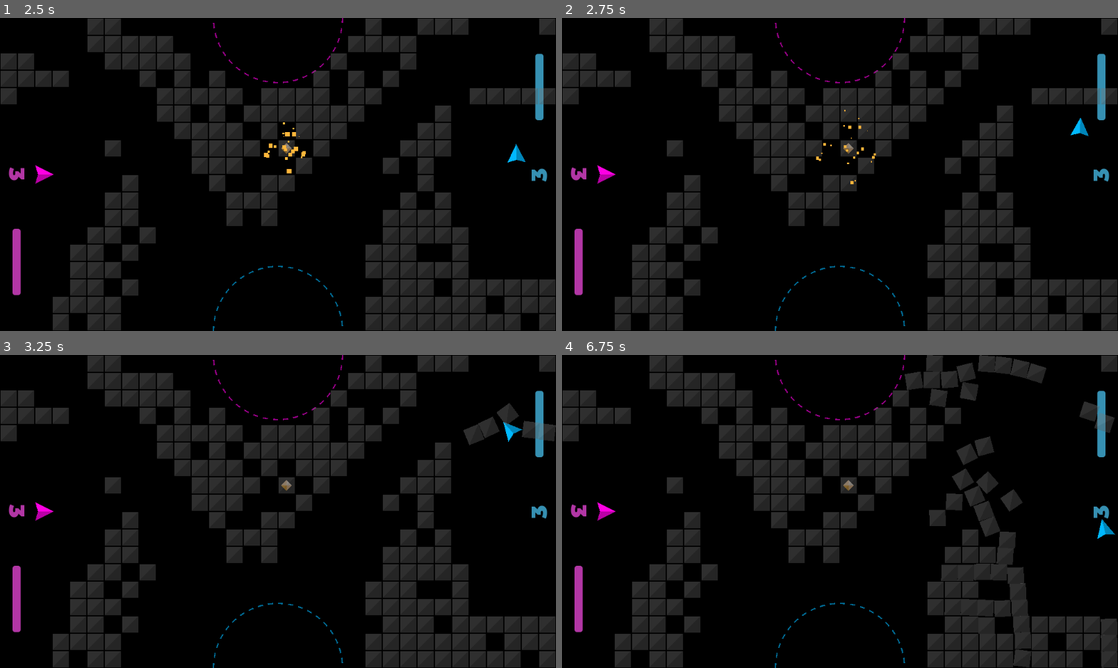
Above: before the commit, frames 1-4 (two rows, left to right).
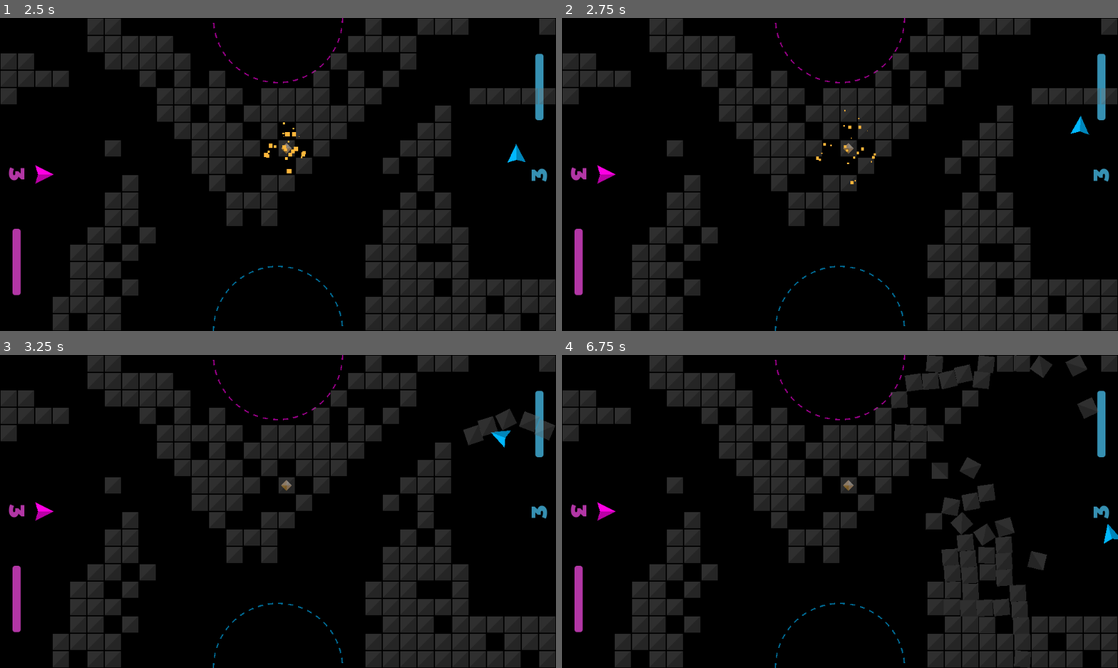
Above: after the commit, the same moments.

Repository: outrightmental/Blockbusters
Game: Godot game, scene res://scenes/play_game.tscn
Same seed, same stepped clock (60 frames per second), same inputs: the game is played once before the commit and once after it. This scene is started directly instead of the project's main scene. Sound files missing from this copy of the repository are replaced by a short silence.
Inputs:
- Up to frame 1 (2.5 s): tap Enter (ui_accept) at 0.5, 0.77, 1.25, 1.52 s; hold Right (ui_right) 0.53-1.28 s; hold Down (ui_down) 1.28-2.03 s; hold Right (ui_right) from 2.03 s (still down)
- Up to frame 2 (2.75 s): keep holding Right (ui_right)
- Up to frame 3 (3.25 s): release Right (ui_right) at 2.78 s; hold Up (ui_up) from 2.78 s (still down); tap Enter (ui_accept) at 3.02 s
- Up to frame 4 (6.75 s): release Up (ui_up) at 3.53 s; hold Left (ui_left) 3.53-5.03 s; tap Enter (ui_accept) at 3.77, 4.52, 6.02 s; hold Down (ui_down) 5.03-5.78 s; hold Right (ui_right) 5.78-6.53 s; hold Up (ui_up) from 6.53 s (still down)

Frame 1 is identical in both runs. In frame 2, less than 0.1% of the frame differs, in the area x 91-95%, y 31-38%; in frame 3, 0.5%; in frame 4, 4.4%, in the area x 59-100%, y 0-100%.

Commit message:
player ready and game start

Diff:
--- a/models/player/ready.gd
+++ b/models/player/ready.gd
@@ -48,6 +48,10 @@
 func _toggle_ready() -> void:
 	is_ready = !is_ready
 	_set_color()
+	if is_ready:
+		AudioManager.create_2d_audio_at_location(global_position, SoundEffectSetting.SOUND_EFFECT_TYPE.PLAYER_1_READY if player_num == 0 else SoundEffectSetting.SOUND_EFFECT_TYPE.PLAYER_2_READY)
+	else:
+		AudioManager.create_2d_audio_at_location(global_position, SoundEffectSetting.SOUND_EFFECT_TYPE.PLAYER_UNREADY)
 	Game.player_ready_updated.emit()
 	pass
 
--- a/models/player/ship.gd
+++ b/models/player/ship.gd
@@ -34,7 +34,7 @@
 var input_direction_pressed: bool = false
 # keep track of ship movement state and associated sounds
 var movement_state: ShipMovementState = ShipMovementState.NONE
-var movement_sound: AudioStreamPlayer2D = null
+# todo some kind of var movement_sound: AudioStreamPlayer2D = null
 # fixed actual angle moves towards target angle -- used for strafe/accelerate mechanic
 var target_rotation: float = 0.0
 var actual_rotation: float = 0.0
@@ -268,25 +268,27 @@
 
 
 func _update_movement_state( state: ShipMovementState) -> void:
-	if movement_state == state:
-		return
-	movement_state = state
-	if movement_sound:
-		movement_sound.stop()
-		movement_sound = null
-	if state == ShipMovementState.ACCELERATE:
-		movement_sound = AudioManager.create_2d_audio_at_location(global_position, SoundEffectSetting.SOUND_EFFECT_TYPE.SHIP_ACCELERATES_1 if player_num == 1 else SoundEffectSetting.SOUND_EFFECT_TYPE.SHIP_ACCELERATES_2)
-	elif state == ShipMovementState.DRIFT:
-		movement_sound = AudioManager.create_2d_audio_at_location(global_position, SoundEffectSetting.SOUND_EFFECT_TYPE.SHIP_DRIFTS_1 if player_num == 1 else SoundEffectSetting.SOUND_EFFECT_TYPE.SHIP_DRIFTS_2)
-	else:
-		return
-	_update_movement_audio_position()
+	pass # todo implement movement state audio
+#	if movement_state == state:
+#		return
+#	movement_state = state
+#	if movement_sound:
+#		movement_sound.stop()
+#		movement_sound = null
+#	if state == ShipMovementState.ACCELERATE:
+#		movement_sound = AudioManager.create_2d_audio_at_location(global_position, SoundEffectSetting.SOUND_EFFECT_TYPE.SHIP_ACCELERATES_1 if player_num == 1 else SoundEffectSetting.SOUND_EFFECT_TYPE.SHIP_ACCELERATES_2)
+#	elif state == ShipMovementState.DRIFT:
+#		movement_sound = AudioManager.create_2d_audio_at_location(global_position, SoundEffectSetting.SOUND_EFFECT_TYPE.SHIP_DRIFTS_1 if player_num == 1 else SoundEffectSetting.SOUND_EFFECT_TYPE.SHIP_DRIFTS_2)
+#	else:
+#		return
+#	_update_movement_audio_position()
 
 
 func _update_movement_audio_position() -> void:
-	if movement_sound == null:
-		return
-	movement_sound.set_global_position(global_position)
+	pass # todo implement movement state audio
+#	if movement_sound == null:
+#		return
+#	movement_sound.set_global_position(global_position)
 
 
 # Called when the ship is instantiated
--- a/scenes/play_game.gd
+++ b/scenes/play_game.gd
@@ -64,6 +64,7 @@
 	await _delay(GAME_START_COUNTER_DELAY)
 	_show_modal("Set...", MODAL_NEUTRAL_TEXT_COLOR)
 	await _delay(GAME_START_COUNTER_DELAY)
+	AudioManager.create_audio(SoundEffectSetting.SOUND_EFFECT_TYPE.GAME_START)
 	_hide_modal()
 	pass
 
